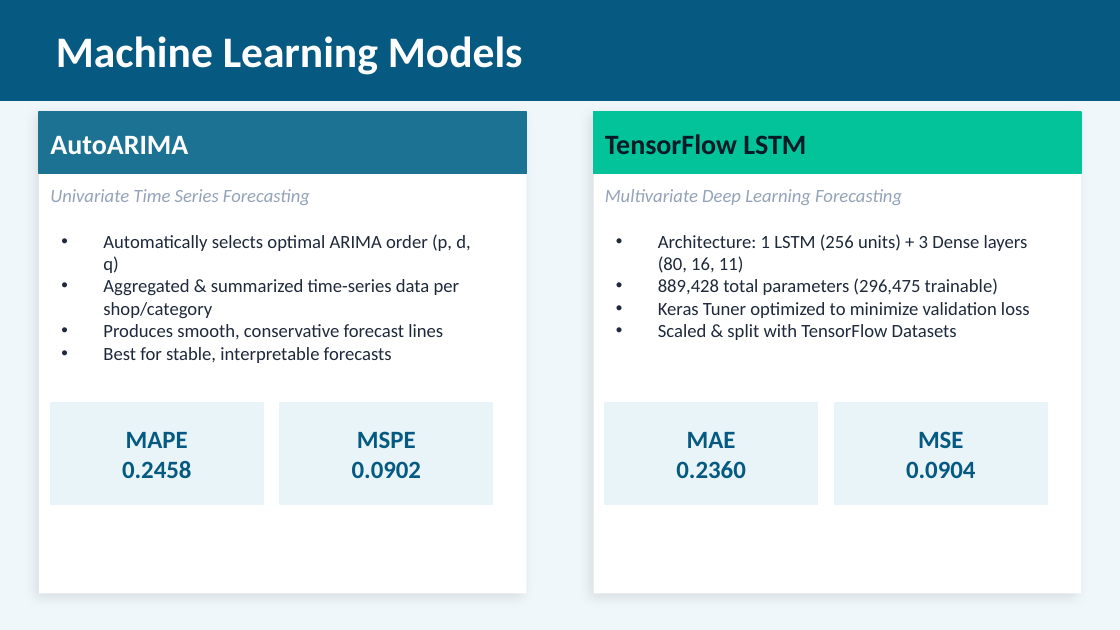
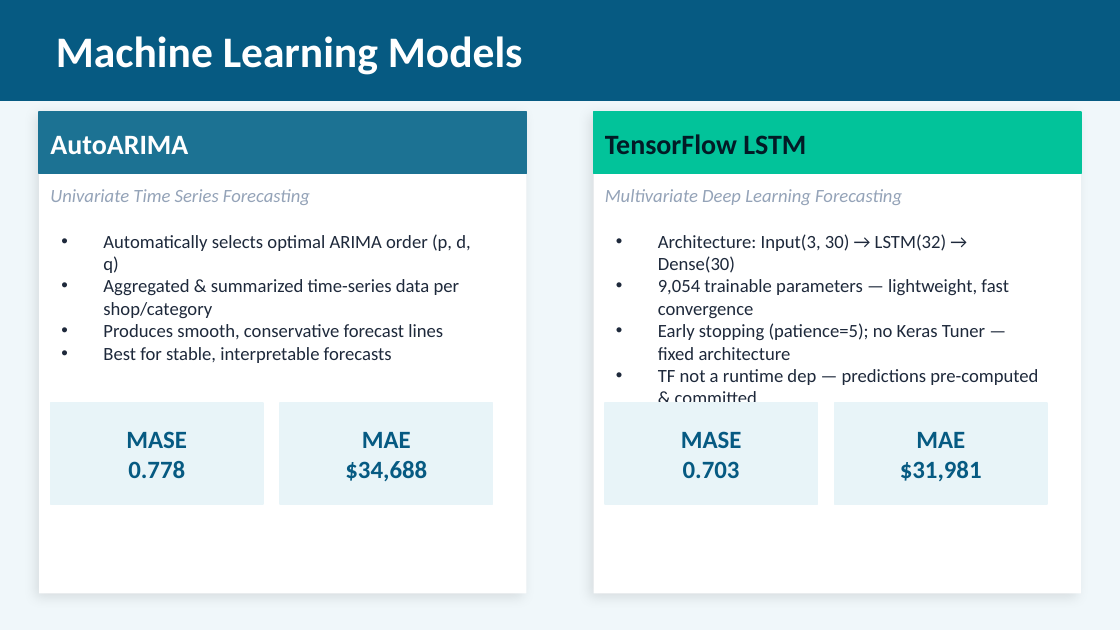
Before and after one commit to EllaN12/Ella_Portfolio, a slide deck: slide 5 of Bikes_Sales_Forecast_Presentation.pptx. Drawn at 1120x630 pixels with LibreOffice and Linux fonts; fonts in the diff are those of the drawing. Boxes give left, top, right and bottom in pixels: in the first picture for what was removed or moved away, otherwise in the second. Text is boxed around its words. In the diff, an @@ line names an element or a change of style, - is before the commit and + after.

```diff
--- a/Bikes_Sales_Forecast_Presentation.pptx
+++ b/Bikes_Sales_Forecast_Presentation.pptx
@@ text at <box>658,234,1038,402</box>: text changed @@
-• Architecture: 1 LSTM (256 units) + 3 Dense layers (80, 16, 11)
-• 889,428 total parameters (296,475 trainable)
-• Keras Tuner optimized to minimize validation loss
-• Scaled & split with TensorFlow Datasets
+• Architecture: Input(3, 30) → LSTM(32) → Dense(30)
+• 9,054 trainable parameters — lightweight, fast convergence
+• Early stopping (patience=5); no Keras Tuner — fixed architecture
+• TF not a runtime dep — predictions pre-computed & committed
@@ text at <box>126,431,187,478</box>: text changed @@
-MAPE
-0.2458
+MASE
+0.778
@@ text at <box>345,432,427,481</box>: text changed @@
-MSPE
-0.0902
+MAE
+$34,688
@@ text at <box>681,431,742,478</box>: text changed @@
-MAE
-0.2360
+MASE
+0.703
@@ text at <box>900,432,982,481</box>: text changed @@
-MSE
-0.0904
+MAE
+$31,981
```
Also in this commit, not shown: 8 other slides changed, 5 other files.
